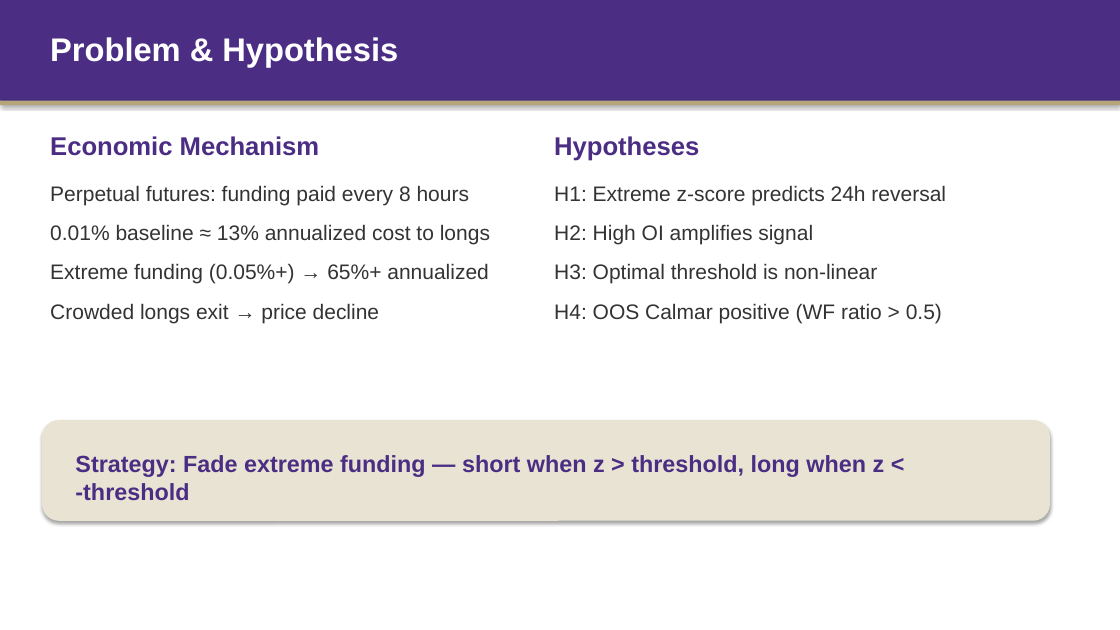
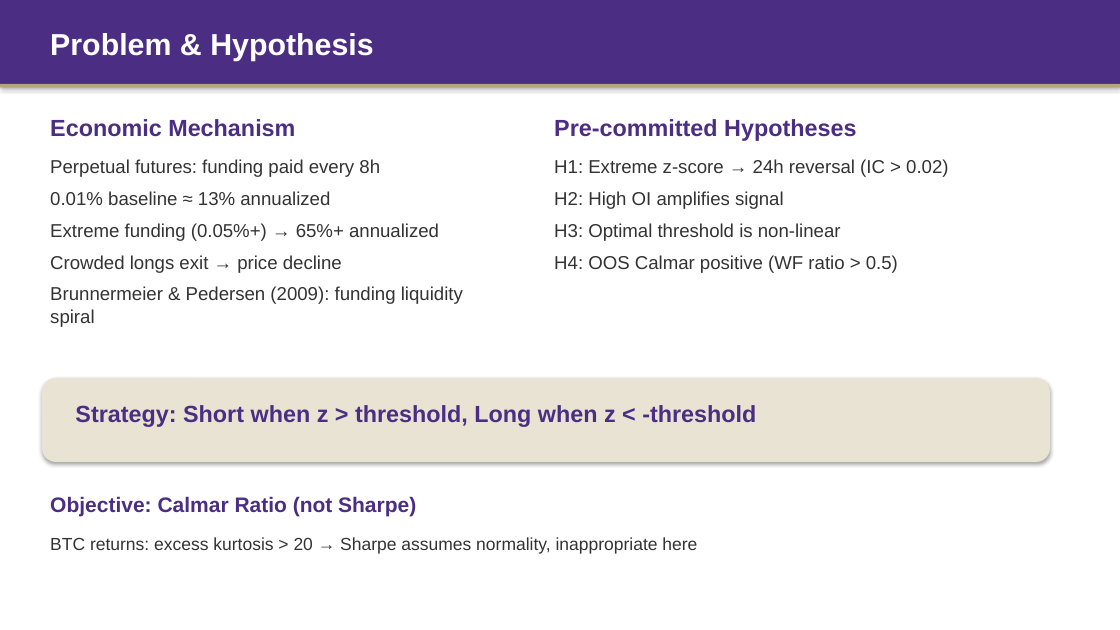
Before and after one commit to Tyche1107/Strategy-project, a slide deck: slide 2 of CFRM522_Presentation.pptx. Drawn at 1120x630 pixels with LibreOffice and Linux fonts; fonts in the diff are those of the drawing. Boxes give left, top, right and bottom in pixels: in the first picture for what was removed or moved away, otherwise in the second. Text is boxed around its words. In the diff, an @@ line names an element or a change of style, - is before the commit and + after.

```diff
--- a/CFRM522_Presentation.pptx
+++ b/CFRM522_Presentation.pptx
@@ rectangle: place and size @@
-rectangle at [0,0,1120,101]
+rectangle at [0,0,1120,84]
@@ text "Problem & Hypothesis" at [50,33,373,61]: size 28 to 26 pt @@
@@ rectangle: place and size @@
-rectangle at [0,101,1120,105]
+rectangle at [0,84,1120,87]
@@ text "Economic Mechanism": place and size @@
-text "Economic Mechanism" at [50,136,319,156]
+text "Economic Mechanism" at [50,119,295,137]
@@ text "Economic Mechanism" at [50,119,295,137]: size 22 to 20 pt @@
@@ text at [554,119,856,141]: text changed; size 22 to 20 pt @@
-Hypotheses
+Pre-committed Hypotheses
@@ text "Perpetual futures: funding paid every ...": place and size @@
-text "Perpetual futures: funding paid every ..." at [50,185,490,323]
+text "Perpetual futures: funding paid every ..." at [50,159,463,327]
@@ text at [50,159,380,205]: text changed; size 18 to 16 pt @@
-Perpetual futures: funding paid every 8 hours
-0.01% baseline ≈ 13% annualized cost to longs
+Perpetual futures: funding paid every 8h
+0.01% baseline ≈ 13% annualized
@@ text "H1: Extreme z-score → 24h ...": place and size @@
-text "H1: Extreme z-score → 24h ..." at [554,185,946,323]
+text "H1: Extreme z-score → 24h ..." at [554,159,948,273]
@@ text at [554,159,948,177]: text changed; size 18 to 16 pt @@
-H1: Extreme z-score predicts 24h reversal
+H1: Extreme z-score → 24h reversal (IC > 0.02)
@@ text at [554,191,898,273]: size 18 to 16 pt in "H2: High OI amplifies signal", "H3: Optimal threshold is non-linear", "H4: OOS Calmar positive (WF ratio > ..."; less space between paragraphs @@
@@ text at [50,223,439,273]: size 18 to 16 pt in "Extreme funding (0.05%+) → 65%+ annualized", "Crowded longs exit → price decline"; less space between paragraphs @@
@@ text at [50,286,463,327]: paragraph added @@
+Brunnermeier & Pedersen (2009): funding liquidity spiral
@@ rounded rectangle: place and size @@
-rounded rectangle at [42,420,1050,521]
+rounded rectangle at [42,378,1050,462]
@@ text at [75,405,756,427]: text changed @@
-Strategy: Fade extreme funding — short when z > threshold, long when z < -threshold
+Strategy: Short when z > threshold, Long when z < -threshold
@@ text added at [50,496,416,516], 18 pt, text #4B2E83, bold @@
+Objective: Calmar Ratio (not Sharpe)
@@ text added at [50,537,697,554], 15 pt, text #333333 @@
+BTC returns: excess kurtosis > 20 → Sharpe assumes normality, inappropriate here
```
Also in this commit, not shown: 1 other slide changed, 12 slides added, 6 slides removed, 2 other files.
